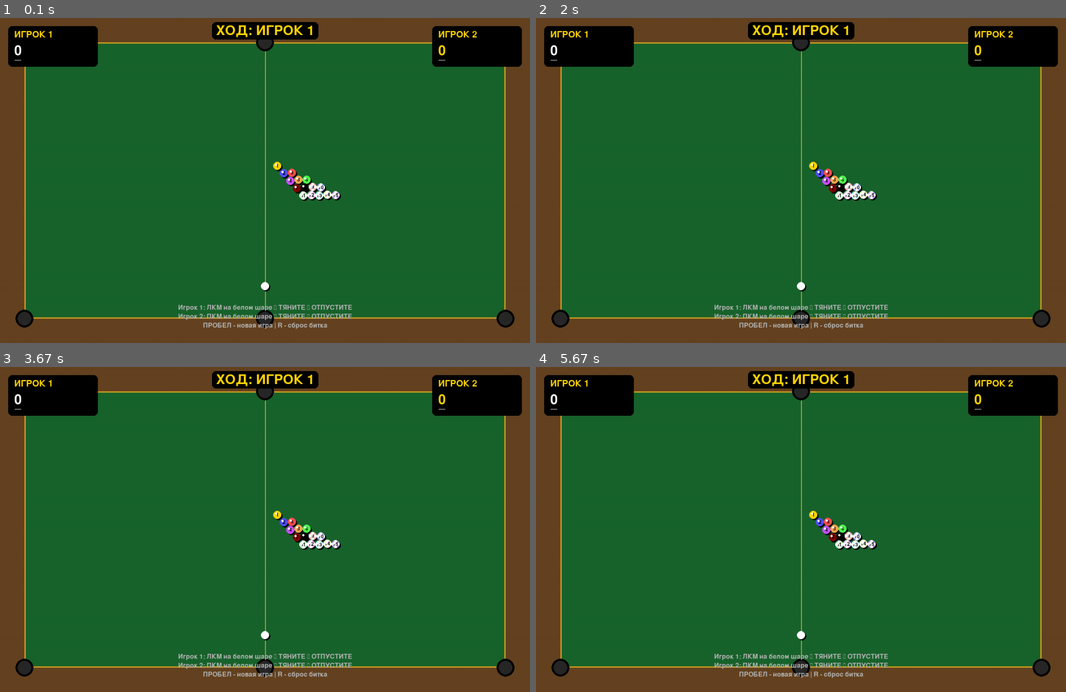
Above: before the commit, frames 1-4 (two rows, left to right).
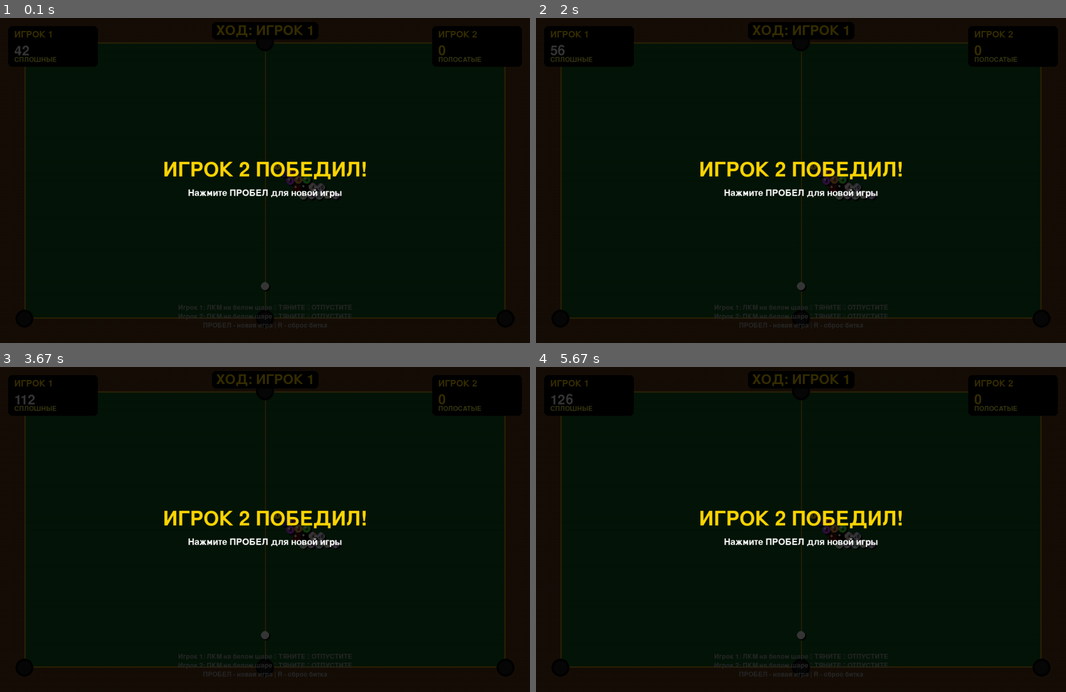
Above: after the commit, the same moments.

Repository: 174rulit/billiard-pygame
Game: pygame game, started from main.py
Same seed, same stepped clock (60 frames per second), same inputs: the game is played once before the commit and once after it.
Inputs (mouse positions are in pixels of both pictures, inside the frame that each line leads up to):
- Up to frame 1 (0.1 s): no input
- Up to frame 2 (2 s): tap Space at 0.33, 0.73, 1.03, 1.23, 1.57, 1.87 s; move the mouse to (986, 219) at 0.7 s; move the mouse to (864, 157) at 1.2 s; move the mouse to (970, 70) at 1.53 s
- Up to frame 3 (3.67 s): move the mouse to (243, 451) at 2.03 s; tap Space at 2.07, 2.37, 2.63, 2.97, 3.27, 3.4 s; move the mouse to (79, 441) at 2.6 s; move the mouse to (217, 562) at 2.93 s; move the mouse to (233, 630) at 3.37 s
- Up to frame 4 (5.67 s): move the mouse to (710, 536) at 3.77 s; tap Space at 3.8, 4.1, 4.47, 4.87, 5.17, 5.37 s; move the mouse to (795, 584) at 4.43 s; move the mouse to (827, 558) at 4.83 s; move the mouse to (610, 555) at 5.33 s

The runs differ from the first frame. In frame 1, 95% of the frame differs, in the area x 0-100%, y 0-100%; in frame 2, 95%; in frame 3, 95%; in frame 4, 95%.

Commit message:
Update physics.py

Diff:
--- a/physics.py
+++ b/physics.py
@@ -1,13 +1,9 @@
-#
 import math
 from config import TABLE_MARGIN, SCREEN_WIDTH, SCREEN_HEIGHT, WALL_BOUNCE_DAMP
 
 class Physics:
-    """Класс для физических расчетов"""
-
     @staticmethod
     def check_wall_collision(ball, margin):
-        """Проверка столкновения со стенами"""
         left = margin + ball.radius
         right = SCREEN_WIDTH - margin - ball.radius
         top = margin + ball.radius
@@ -36,7 +32,6 @@
 
     @staticmethod
     def resolve_ball_collision(b1, b2):
-        """Разрешение столкновения двух шаров"""
         dx = b2.x - b1.x
         dy = b2.y - b1.y
         distance = math.sqrt(dx * dx + dy * dy)
@@ -72,7 +67,6 @@
 
     @staticmethod
     def check_pocket_collision(ball, pockets, pocket_radius):
-        """Проверка попадания в лузу"""
         for px, py in pockets:
             dx = ball.x - px
             dy = ball.y - py
@@ -80,12 +74,11 @@
             if dist < pocket_radius:
                 if not ball.in_pocket:
                     ball.in_pocket = True
-                    return True
-        return False
+                    return True, (px, py)
+        return False, None
 
     @staticmethod
     def calculate_shoot_direction(start_pos, end_pos):
-        """Расчет направления и силы удара"""
         dx = start_pos[0] - end_pos[0]
         dy = start_pos[1] - end_pos[1]
         distance = math.sqrt(dx * dx + dy * dy)
